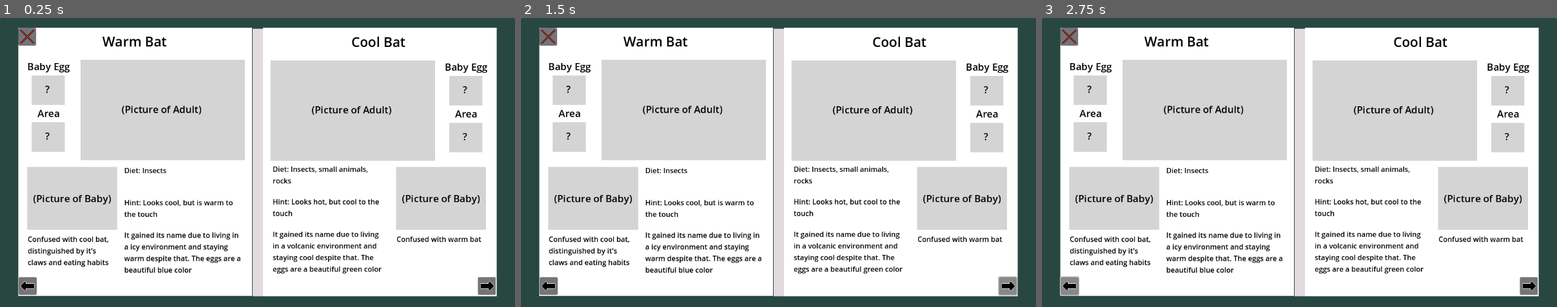
Above: before the commit, frames 1-3 (left to right).
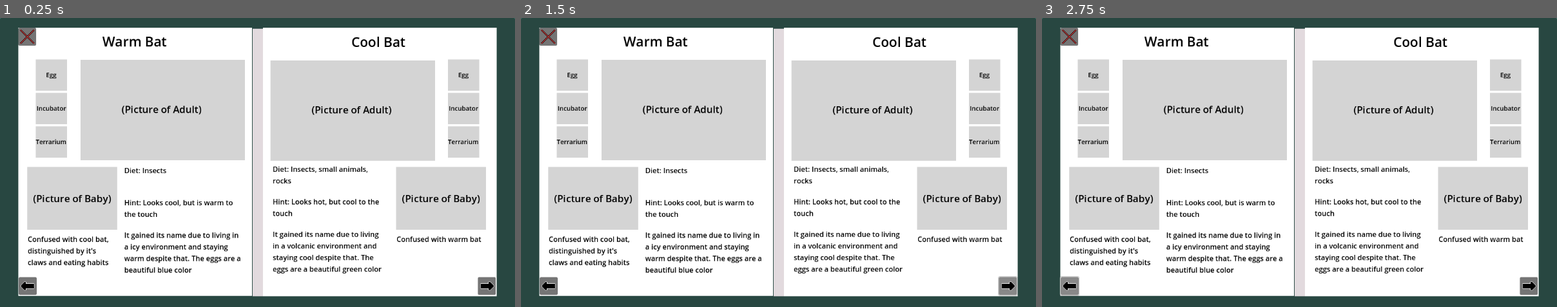
Above: after the commit, the same moments.

Repository: FrostyEmby/cafe-dot-secret-ingredient
Game: Godot game, scene res://scenes/bestiary.tscn
Same seed, same stepped clock (60 frames per second), same inputs: the game is played once before the commit and once after it. This scene is started directly instead of the project's main scene.
Inputs (mouse positions are in pixels of both pictures, inside the frame that each line leads up to):
- Up to frame 1 (0.25 s): no input
- Up to frame 2 (1.5 s): click (1010, 286) at 0.5 s; click (1010, 286) at 1.25 s
- Up to frame 3 (2.75 s): click (1067, 286) at 2 s

The runs differ from the first frame. In frame 1, 2.3% of the frame differs, in the area x 5-95%, y 14-49%; in frame 2, 2.3%; in frame 3, 2.3%.

Commit message:
Added incubator icon to bestiary

Diff:
--- a/scenes/bestiary.tscn
+++ b/scenes/bestiary.tscn
@@ -14,12 +14,8 @@
 font_size = 22
 font_color = Color(0, 0, 0, 1)
 
-[sub_resource type="LabelSettings" id="LabelSettings_smylb"]
-font_size = 22
-font_color = Color(0, 0, 0, 1)
-
 [sub_resource type="LabelSettings" id="LabelSettings_36r6s"]
-font_size = 22
+font_size = 14
 font_color = Color(0, 0, 0, 1)
 
 [sub_resource type="LabelSettings" id="LabelSettings_2cel7"]
@@ -86,59 +82,60 @@
 horizontal_alignment = 1
 vertical_alignment = 1
 
-[node name="Baby Egg" type="ColorRect" parent="Left Page"]
-layout_mode = 0
-offset_left = 30.0
-offset_top = 107.0
-offset_right = 104.0
-offset_bottom = 173.0
-color = Color(0.83137256, 0.83137256, 0.83137256, 1)
-
-[node name="Title" type="Label" parent="Left Page/Baby Egg"]
-layout_mode = 0
-offset_left = -10.0
-offset_top = -36.0
-offset_right = 85.0
-offset_bottom = -5.0
-text = "Baby Egg"
-label_settings = SubResource("LabelSettings_smylb")
-horizontal_alignment = 1
-
-[node name="Label" type="Label" parent="Left Page/Baby Egg"]
-layout_mode = 0
-offset_right = 70.0
-offset_bottom = 62.0
-text = "?"
-label_settings = SubResource("LabelSettings_36r6s")
-horizontal_alignment = 1
-vertical_alignment = 1
-
-[node name="Environment Icon" type="ColorRect" parent="Left Page"]
-layout_mode = 0
-offset_left = 30.0
-offset_top = 212.0
-offset_right = 104.0
-offset_bottom = 278.0
-color = Color(0.83137256, 0.83137256, 0.83137256, 1)
-
-[node name="Title" type="Label" parent="Left Page/Environment Icon"]
-layout_mode = 0
-offset_left = -10.0
-offset_top = -36.0
-offset_right = 85.0
-offset_bottom = -5.0
-text = "Area"
-label_settings = SubResource("LabelSettings_smylb")
-horizontal_alignment = 1
-
-[node name="Label" type="Label" parent="Left Page/Environment Icon"]
-layout_mode = 0
-offset_right = 70.0
-offset_bottom = 62.0
-text = "?"
-label_settings = SubResource("LabelSettings_36r6s")
-horizontal_alignment = 1
-vertical_alignment = 1
+[node name="Egg" type="ColorRect" parent="Left Page"]
+layout_mode = 0
+offset_left = 39.0
+offset_top = 71.0
+offset_right = 109.0
+offset_bottom = 141.0
+color = Color(0.83137256, 0.83137256, 0.83137256, 1)
+
+[node name="Label" type="Label" parent="Left Page/Egg"]
+layout_mode = 1
+anchors_preset = -1
+anchor_bottom = 0.1
+offset_right = 70.0
+offset_bottom = 63.0
+text = "Egg"
+label_settings = SubResource("LabelSettings_36r6s")
+horizontal_alignment = 1
+vertical_alignment = 1
+
+[node name="Incubator" type="ColorRect" parent="Left Page"]
+layout_mode = 0
+offset_left = 39.0
+offset_top = 146.0
+offset_right = 109.0
+offset_bottom = 216.0
+color = Color(0.83137256, 0.83137256, 0.83137256, 1)
+
+[node name="Label" type="Label" parent="Left Page/Incubator"]
+layout_mode = 0
+offset_right = 70.0
+offset_bottom = 70.0
+text = "Incubator"
+label_settings = SubResource("LabelSettings_36r6s")
+horizontal_alignment = 1
+vertical_alignment = 1
+autowrap_mode = 3
+
+[node name="Terrarium" type="ColorRect" parent="Left Page"]
+layout_mode = 0
+offset_left = 39.0
+offset_top = 221.0
+offset_right = 109.0
+offset_bottom = 291.0
+color = Color(0.83137256, 0.83137256, 0.83137256, 1)
+
+[node name="Label" type="Label" parent="Left Page/Terrarium"]
+layout_mode = 0
+offset_right = 70.0
+offset_bottom = 70.0
+text = "Terrarium"
+label_settings = SubResource("LabelSettings_36r6s")
+horizontal_alignment = 1
+vertical_alignment = 1
+autowrap_mode = 3
 
 [node name="Baby Creature Picture Area3" type="ColorRect" parent="Left Page"]
 layout_mode = 0
@@ -253,59 +250,60 @@
 horizontal_alignment = 1
 vertical_alignment = 1
 
-[node name="Baby Egg" type="ColorRect" parent="Right Page"]
-layout_mode = 0
-offset_left = 417.0
-offset_top = 108.0
-offset_right = 491.0
-offset_bottom = 174.0
-color = Color(0.83137256, 0.83137256, 0.83137256, 1)
-
-[node name="Title" type="Label" parent="Right Page/Baby Egg"]
-layout_mode = 0
-offset_left = -10.0
-offset_top = -36.0
-offset_right = 85.0
-offset_bottom = -5.0
-text = "Baby Egg"
-label_settings = SubResource("LabelSettings_smylb")
-horizontal_alignment = 1
-
-[node name="Label" type="Label" parent="Right Page/Baby Egg"]
-layout_mode = 0
-offset_right = 70.0
-offset_bottom = 62.0
-text = "?"
-label_settings = SubResource("LabelSettings_36r6s")
-horizontal_alignment = 1
-vertical_alignment = 1
-
-[node name="Environment Icon" type="ColorRect" parent="Right Page"]
-layout_mode = 0
-offset_left = 417.0
-offset_top = 213.0
-offset_right = 491.0
-offset_bottom = 279.0
-color = Color(0.83137256, 0.83137256, 0.83137256, 1)
-
-[node name="Title" type="Label" parent="Right Page/Environment Icon"]
-layout_mode = 0
-offset_left = -10.0
-offset_top = -36.0
-offset_right = 85.0
-offset_bottom = -5.0
-text = "Area"
-label_settings = SubResource("LabelSettings_smylb")
-horizontal_alignment = 1
-
-[node name="Label" type="Label" parent="Right Page/Environment Icon"]
-layout_mode = 0
-offset_right = 70.0
-offset_bottom = 62.0
-text = "?"
-label_settings = SubResource("LabelSettings_36r6s")
-horizontal_alignment = 1
-vertical_alignment = 1
+[node name="Egg" type="ColorRect" parent="Right Page"]
+layout_mode = 0
+offset_left = 414.0
+offset_top = 71.0
+offset_right = 484.0
+offset_bottom = 141.0
+color = Color(0.83137256, 0.83137256, 0.83137256, 1)
+
+[node name="Label" type="Label" parent="Right Page/Egg"]
+layout_mode = 1
+anchors_preset = -1
+anchor_bottom = 0.1
+offset_right = 70.0
+offset_bottom = 63.0
+text = "Egg"
+label_settings = SubResource("LabelSettings_36r6s")
+horizontal_alignment = 1
+vertical_alignment = 1
+
+[node name="Incubator" type="ColorRect" parent="Right Page"]
+layout_mode = 0
+offset_left = 414.0
+offset_top = 146.0
+offset_right = 484.0
+offset_bottom = 216.0
+color = Color(0.83137256, 0.83137256, 0.83137256, 1)
+
+[node name="Label" type="Label" parent="Right Page/Incubator"]
+layout_mode = 0
+offset_right = 70.0
+offset_bottom = 70.0
+text = "Incubator"
+label_settings = SubResource("LabelSettings_36r6s")
+horizontal_alignment = 1
+vertical_alignment = 1
+autowrap_mode = 3
+
+[node name="Terrarium" type="ColorRect" parent="Right Page"]
+layout_mode = 0
+offset_left = 414.0
+offset_top = 221.0
+offset_right = 484.0
+offset_bottom = 291.0
+color = Color(0.83137256, 0.83137256, 0.83137256, 1)
+
+[node name="Label" type="Label" parent="Right Page/Terrarium"]
+layout_mode = 0
+offset_right = 70.0
+offset_bottom = 70.0
+text = "Terrarium"
+label_settings = SubResource("LabelSettings_36r6s")
+horizontal_alignment = 1
+vertical_alignment = 1
+autowrap_mode = 3
 
 [node name="Baby Creature Picture Area2" type="ColorRect" parent="Right Page"]
 layout_mode = 0
Not shown: 1 places in scenes/bestiary.tscn that only renumber resources
